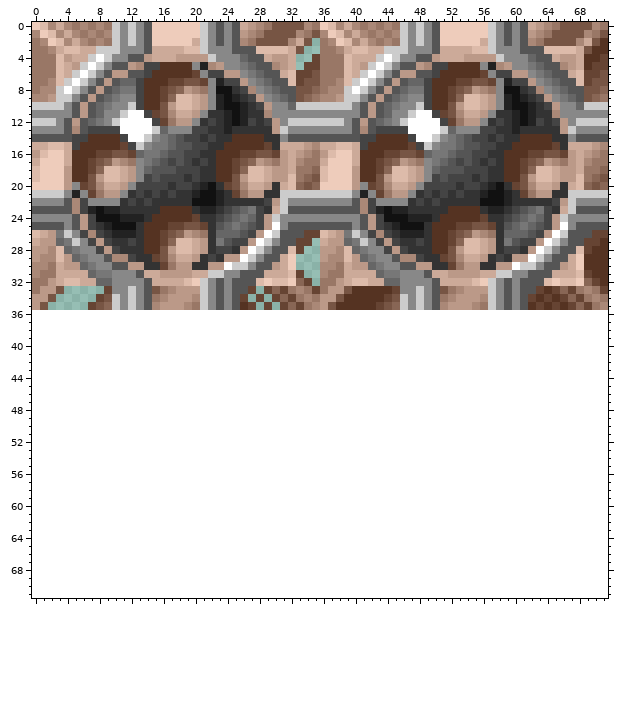
Sprite sheet -- Logical/Content/1/Spinner.png. Above, as it was before the edit.
The file is 72x36 pixels. The old version is drawn lined up with the new one, on the new canvas.
And afterwards:
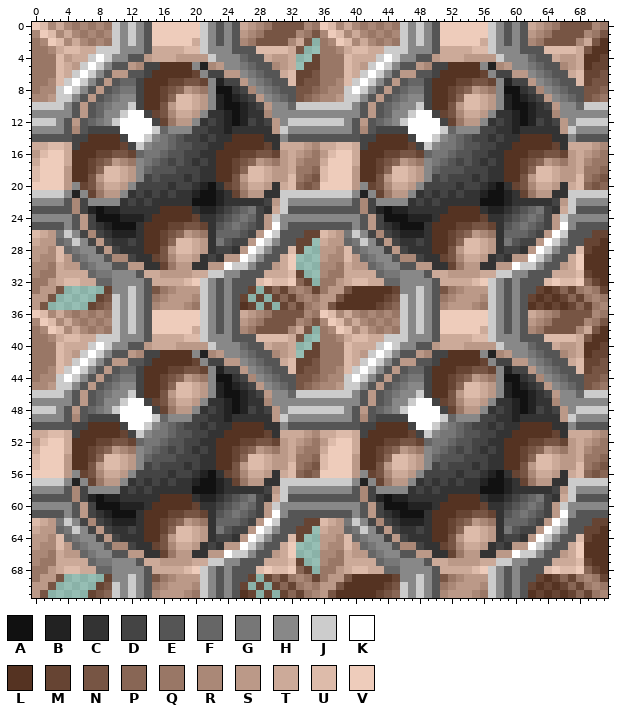
Palette (. is transparent): A #111111  B #222222  C #333333  D #444444  E #555555  F #666666  G #777777  H #888888  J #cccccc  K #ffffff  L #553322  M #664433  N #775544  P #886655  Q #997766  R #aa8877  S #bb9988  T #ccaa99  U #ddbbaa  V #eeccbb
The author wrote: feat(Spinner): intentional break for Faithful parity Graphic Set 1
Diff:
canvas 72x36 -> 72x72
Changed rows in their new state; - is an unchanged pixel.
first column x 0:
36 VURTRQRQRQJHJHEVVVVVVJHEHETSRQNNNNRQVURTRQRQRQJHJHEVVVVVVJHEHETSRQNNNNRQ
37 RVURTRQRQRJHJHEVVVVVVJHEHESRQNNNNRQNRVURTRQRQRJHJHEVVVVVVJHEHESRQNNNNRQN
38 QRVURTRQRQJHJHEVVVVVTJHEHERQNNNNRTN-QRVURTRQRQJHJHEVVVVVTJHEHERQNNNNRTNL
39 QQRTUUTTJJJHHHETTTTUUJHHHEEEUUUUTN--QQRTUUTTJJJHHHETTTTUUJHHHEEEUUUUTNLL
40 QQQUTTTJKJHHEESTTTSSSSJHHHFEETSST--MQQQUTTTJKJHHEESTTTSSSSJHHHFEETSSTLLM
41 QQQUTSJKJHEESRDDLLLLHBRSHHGFEERST-MMQQQUTSJKJHEESRDDLLLLHBRSHHGFEERSTLMM
42 QQQUTJKJHESSEEDLLLLLMHDDSSHGFEETUMMNQQQUTJKJHESSEEDLLLLLMHDDSSHGFEETUMMN
43 QQRUJKJHESEFFDLLLMMNNMHBDDSHGFEEUMNNQQRUJKJHESEFFDLLLMMNNMHBDDSHGFEEUMNN
44 QRRJKJHESEFGGDLLMNPSRQHAACDRHGFEENNPQRRJKJHESEFGGDLLMNPSRQHAACDRHGFEENNP
45 RRSJJHESEFGHHDLLMPUUTSHBABCDSHGFENPQRRSJJHESEFGHHDLLMPUUTSHBABCDSHGFENPQ
46 JJJJHESEFGHHJDLLNSUUTSHBAABCDSHHFJJJJJJJHESEFGHHJDLLNSUUTSHBAABCDSHHFJJJ
47 HHHHHESEFHHJKKDMNRTTSHCCBABCCRHHHHHHHHHHHESEFHHJKKDMNRTTSHCCBABCCRHHHHHH
48 JJJHESEFGHJKKKKDMQSSHCDCBABDCDSHJJJJJJJHESEFGHJKKKKDMQSSHCDCBABDCDSHJJJJ
49 HHHHEREDDDDKKKKJFHHHDDCCBCCCCCSJHHHHHHHHEREDDDDKKKKJFHHHDDCCBCCCCCSJHHHH
50 EEEEEDDLLLLDKKJHGFEDDCDCCLLLLCCHEEEEEEEEEDDLLLLDKKJHGFEDDCDCCLLLLCCHEEEE
51 TTUUTDLLLLLMDJHGGFEEDDCCLLLLLMCTTTSRTTUUTDLLLLLMDJHGGFEEDDCCLLLLLMCTTTSR
52 SUVVTLLLMMNNMFGGFEEDDCCLLLMMNNMSTSRQSUVVTLLLMMNNMFGGFEEDDCCLLLMMNNMSTSRQ
53 TVVVTLLMNPSRQHGFEDEDCDCLLMNPSRQSTRQQTVVVTLLMNPSRQHGFEDEDCDCLLMNPSRQSTRQQ
54 UVVVSLLMPUUTSHFEEEDDDCCLLMPUUTSSTQQPUVVVSLLMPUUTSHFEEEDDDCCLLMPUUTSSTQQP
55 UVVVSLLNSUUTSHDEDDDCDCCLLNSUUTSSUQPNUVVVSLLNSUUTSHDEDDDCDCCLLNSUUTSSUQPN
56 VVVVSHMNRTTSHDDDDCDDCBACMNRTTSCTUPNPVVVVSHMNRTTSHDDDDCDDCBACMNRTTSCTUPNP
57 JJJJHBHMQSSHCDCDCDCCBAABCMQSSCCJJJJJJJJJHBHMQSSHCDCDCDCCBAABCMQSSCCJJJJJ
58 HHHHERDHHHHCDCDCCCCCAAABCCCCCDSJHHHHHHHHERDHHHHCDCDCCCCCAAABCCCCCDSJHHHH
59 EEEEERDBABBCCCCCLLLLCBBCDEFGDCTJEEEEEEEEERDBABBCCCCCLLLLCBBCDEFGDCTJEEEE
60 HHHHHESDAAABBBCLLLLLMCCDEFGFDSJHHHHHHHHHHESDAAABBBCLLLLLMCCDEFGFDSJHHHHH
61 EEEEHESDCBAAACLLLMMNNMCEFGFEDSKHEEEEEEEEHESDCBAAACLLLMMNNMCEFGFEDSKHEEEE
62 UTSGJHDRDCBBBCLLMNPSRQCFFFEDSKJEEEMMUTSGJHDRDCBBBCLLMNPSRQCFFFEDSKJEEEMM
63 TSSFGJHDSDCCDCLLMPUUTSCGEDDSKJHEEMM-TSSFGJHDSDCCDCLLMPUUTSCGEDDSKJHEEMML
64 SSRUFGHHDSDCCCLLNSUUTSCDDCSKJHEEUM--SSRUFGHHDSDCCCLLNSUUTSCDDCSKJHEEUMLL
65 SRRUSFGHHERRDCCMNRTTSCDCSSKJHEETV---SRRUSFGHHERRDCCMNRTTSCDCSSKJHEETVLLL
66 RRQTSSFGHHEESSCCMQSSCCSSKJJHEESTV---RRQTSSFGHHEESSCCMQSSCCSSKJJHEESTVLLL
67 RQQTTTTFGGHHHETTSSSSTTJJHHEEETTTUM--RQQTTTTFGGHHHETTSSSSTTJJHHEEETTTUMLL
68 QQSTUUTTFFHHHHETTTTUVJHEHEEEUVUUVPM-QQSTUUTTFFHHHHETTTTUVJHEHEEEUVUUVPML
69 QSSN-----MHHJHENQRSSSJHEHEEM-MPMQRQMQSSNLLLLLMHHJHENQRSSSJHEHEEMLMPMQRQM
70 SSN-----MNJHJHEQRSSSRJHEHEM-M-MPMQRQSSNLLLLLMNJHJHEQRSSSRJHEHEMLMLMPMQRQ
71 SN-----MNPJHJHERSSSRQJHEHELM-M-MPMQRSNLLLLLMNPJHJHERSSSRQJHEHELMLMLMPMQR
